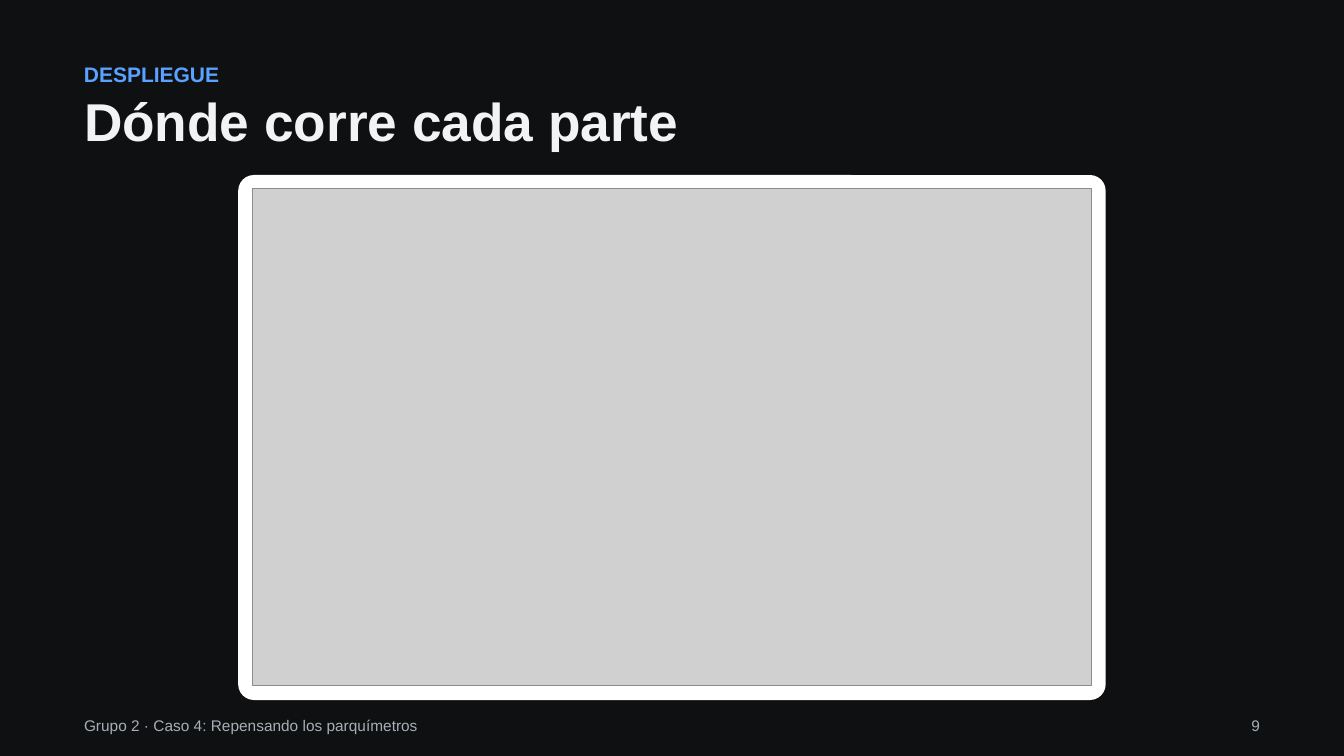
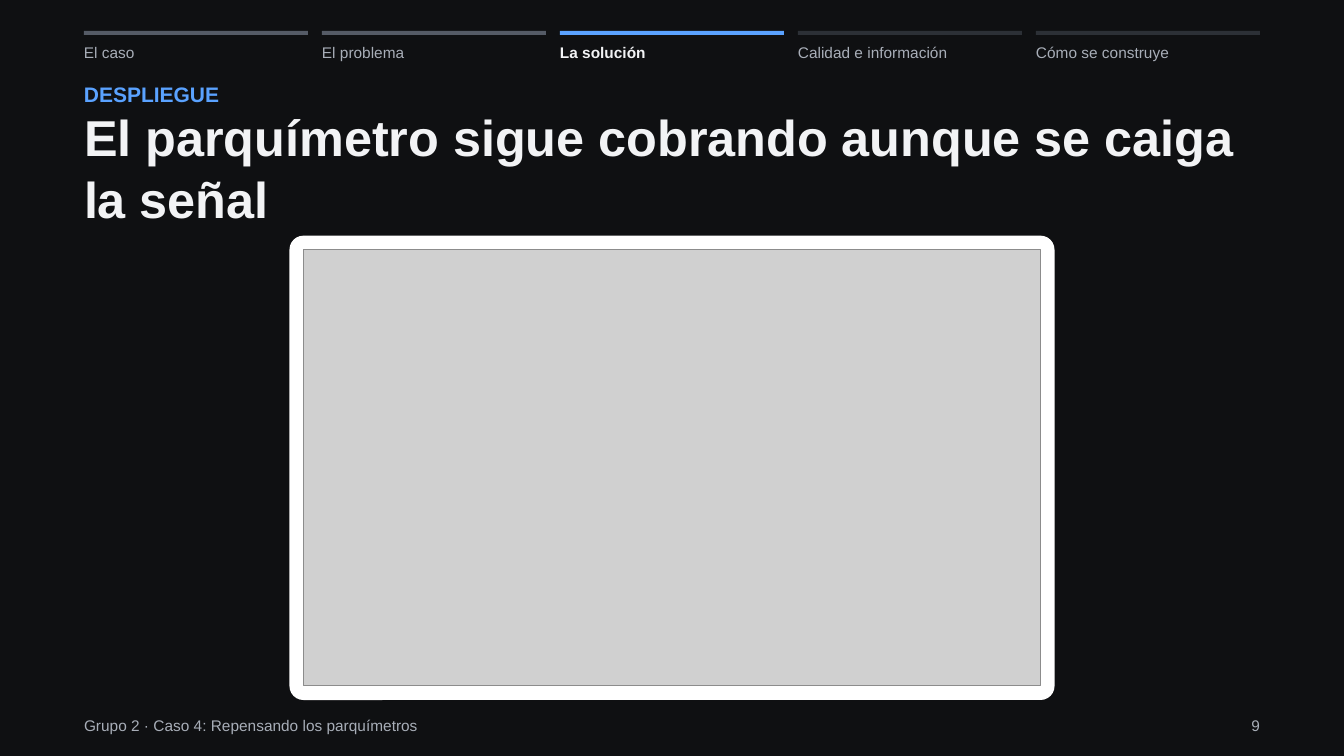
Before and after one commit to Santiago78op/MCP-AYD, a slide deck: slide 9 of boveda/08-Tareas/Grupo2_CasoParquimetros_Presentacion.pptx. Drawn at 1344x756 pixels with LibreOffice and Linux fonts; fonts in the diff are those of the drawing; grey boxes stand for pictures. Boxes give left, top, right and bottom in pixels: in the first picture for what was removed or moved away, otherwise in the second. Text is boxed around its words. In the diff, an @@ line names an element or a change of style, - is before the commit and + after.

```diff
--- a/boveda/08-Tareas/Grupo2_CasoParquimetros_Presentacion.pptx
+++ b/boveda/08-Tareas/Grupo2_CasoParquimetros_Presentacion.pptx
@@ rectangle added at box(84, 31, 308, 35), fill #555B66 @@
@@ text added at box(84, 47, 135, 58), 11 pt, text #A8AEB8 @@
+El caso
@@ rectangle added at box(322, 31, 545, 35), fill #555B66 @@
@@ text added at box(322, 47, 404, 61), 11 pt, text #A8AEB8 @@
+El problema
@@ text added at box(560, 46, 645, 58), 11 pt, text #F2F3F5, bold @@
+La solución
@@ rectangle added at box(561, 31, 784, 35), fill #5AA2FF @@
@@ text added at box(798, 46, 947, 58), 11 pt, text #A8AEB8 @@
+Calidad e información
@@ rectangle added at box(799, 31, 1022, 35), fill #2C3036 @@
@@ rectangle added at box(1036, 31, 1260, 35), fill #2C3036 @@
@@ text added at box(1036, 46, 1169, 61), 11 pt, text #A8AEB8 @@
+Cómo se construye
@@ text "DESPLIEGUE": place and size @@
-text "DESPLIEGUE" at box(84, 67, 219, 83)
+text "DESPLIEGUE" at box(84, 87, 219, 103)
@@ text removed at box(84, 102, 678, 151) @@
-Dónde corre cada parte
@@ text added at box(84, 119, 1234, 219), 36 pt, text #F2F3F5, bold @@
+El parquímetro sigue cobrando aunque se caiga la señal
@@ rounded rectangle: place and size @@
-rounded rectangle at box(238, 175, 1106, 701)
+rounded rectangle at box(289, 236, 1055, 701)
@@ picture: place and size @@
-picture at box(252, 190, 1092, 687)
+picture at box(303, 250, 1041, 687)
```
Also in this commit, not shown: 13 other slides changed, 22 other files.
